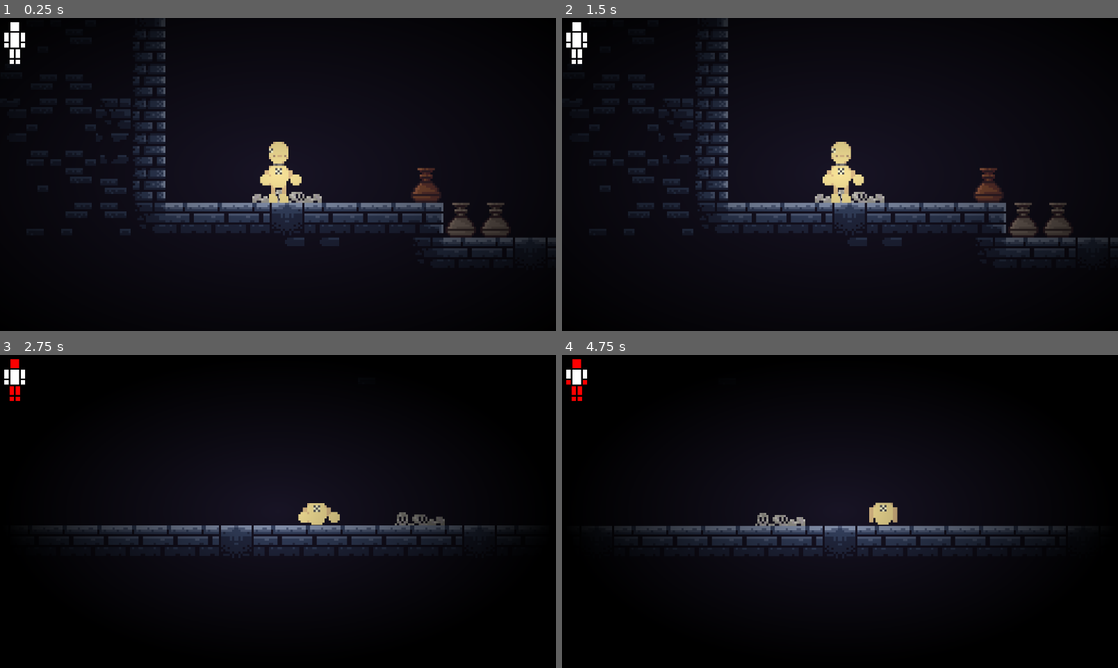
Above: before the commit, frames 1-4 (two rows, left to right).
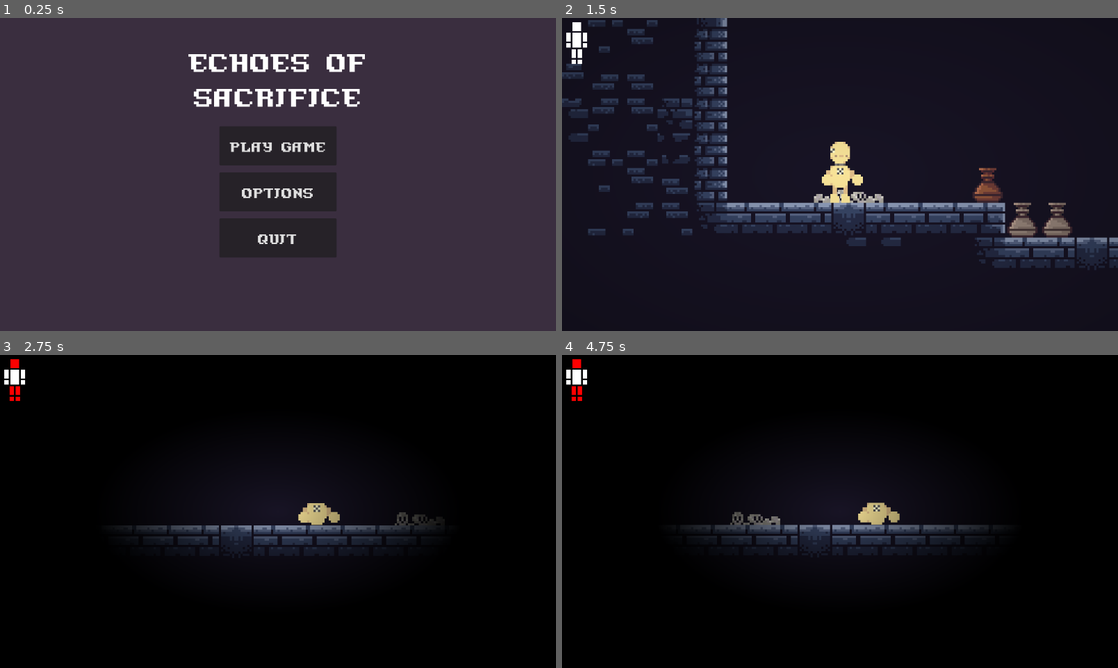
Above: after the commit, the same moments.

Repository: Splatube/EchoesOfSacrifice
Game: Godot game, scene res://Scenes/start.tscn
Same seed, same stepped clock (60 frames per second), same inputs: the game is played once before the commit and once after it. Before the commit the project starts from res://Scenes/level.tscn. The engine's default icon, where the game draws it, is replaced by a stand-in: a white triangle on a blue panel in a dark square.
Inputs (mouse positions are in pixels of both pictures, inside the frame that each line leads up to):
- Up to frame 1 (0.25 s): no input
- Up to frame 2 (1.5 s): click (840, 190) at 0.5 s, where only the run after the commit has a clickable "Options"; click (840, 146) at 1.25 s, where only the run after the commit has a clickable "Play game"
- Up to frame 3 (2.75 s): tap Enter at 2 s; hold D (Right) from 2.03 s (still down); hold Q (TimeSlow) from 2.03 s (still down); tap Shift (Dash) at 2.1 s; tap Space (Jump) at 2.27, 2.57 s
- Up to frame 4 (4.75 s): release Q (TimeSlow) at 2.78 s; tap Q (TimeSlow) at 2.85, 4.55 s; tap Space (Jump) at 3.02, 3.05, 3.32, 4.52 s; release D (Right) at 3.53 s; hold A (Left) 3.53-4.28 s; hold Space (Jump) 3.53-4.28 s; tap Shift (Dash) at 3.8, 4.35 s; hold D (Right) from 4.28 s (still down)

The runs differ from the first frame. In frame 1, 92% of the frame differs, in the area x 0-100%, y 0-100%; in frame 2, 9.5%; in frame 3, 2.2%; in frame 4, 4.1%.

Commit message:
Goodbye for a month

Diff:
--- a/Scenes/level.tscn
+++ b/Scenes/level.tscn
@@ -1,9 +1,10 @@
-[gd_scene load_steps=5 format=3 uid="uid://ckvi88adfuxww"]
+[gd_scene load_steps=6 format=3 uid="uid://ckvi88adfuxww"]
 
 [ext_resource type="PackedScene" uid="uid://c2anetkxdn6ft" path="res://Scenes/map.tscn" id="1_6phgx"]
 [ext_resource type="PackedScene" uid="uid://hyqi75jxsnv7" path="res://Scenes/player.tscn" id="1_tumq0"]
 [ext_resource type="Script" uid="uid://emf5mjyeyw17" path="res://Scripts/camera.gd" id="3_6phgx"]
 [ext_resource type="PackedScene" uid="uid://djf0u78boh7ui" path="res://Scenes/ui.tscn" id="4_81xng"]
+[ext_resource type="PackedScene" uid="uid://bplolvlac6pga" path="res://Scenes/pause.tscn" id="5_wqkje"]
 
 [node name="Level" type="Node2D"]
 
@@ -20,4 +21,7 @@
 script = ExtResource("3_6phgx")
 target = NodePath("../Player")
 
-[node name="UI" parent="Camera2D" instance=ExtResource("4_81xng")]
+[node name="UI" parent="." instance=ExtResource("4_81xng")]
+
+[node name="Pause" parent="." instance=ExtResource("5_wqkje")]
+visible = false
--- a/Scenes/map.tscn
+++ b/Scenes/map.tscn
@@ -229,7 +229,7 @@
 layer_0/name = "Layer2"
 layer_0/tile_data = PackedInt32Array(1965956, 131072, 14, 1965957, 196608, 14, 1965958, 131072, 14, 1965959, 262144, 14 …(521 unchanged characters)…
 
-[node name="KillSaw" type="StaticBody2D" parent="."]
+[node name="KillSaw" type="StaticBody2D" parent="." groups=["pausable"]]
 position = Vector2(2250, 302)
 collision_layer = 2
 script = ExtResource("2_26yhd")
--- /dev/null
+++ b/Scenes/pause.tscn
@@ -0,0 +1,82 @@
+[gd_scene load_steps=3 format=3 uid="uid://bplolvlac6pga"]
+
+[ext_resource type="Script" uid="uid://cukmd7apb6in2" path="res://Scripts/pause.gd" id="1_l2mpd"]
+[ext_resource type="FontFile" uid="uid://bra4frp8s4icq" path="res://Assets/Fonts/PixelAzureBonds-327Z.ttf" id="2_5a6ek"]
+
+[node name="Pause" type="CanvasLayer" groups=["UI", "pausable"]]
+script = ExtResource("1_l2mpd")
+
+[node name="Background" type="ColorRect" parent="."]
+anchors_preset = 15
+anchor_right = 1.0
+anchor_bottom = 1.0
+offset_right = 2.0
+offset_bottom = 1.0
+grow_horizontal = 2
+grow_vertical = 2
+color = Color(0, 0, 0, 0.45882353)
+
+[node name="Pause" type="Label" parent="Background"]
+layout_mode = 1
+anchors_preset = 13
+anchor_left = 0.5
+anchor_right = 0.5
+anchor_bottom = 1.0
+offset_left = -208.0
+offset_right = 209.0
+offset_bottom = -445.0
+grow_horizontal = 2
+grow_vertical = 2
+theme_override_fonts/font = ExtResource("2_5a6ek")
+theme_override_font_sizes/font_size = 60
+text = "Game paused"
+horizontal_alignment = 1
+vertical_alignment = 1
+
+[node name="Buttons" type="MarginContainer" parent="."]
+anchors_preset = 8
+anchor_left = 0.5
+anchor_top = 0.5
+anchor_right = 0.5
+anchor_bottom = 0.5
+offset_left = -115.0
+offset_top = -25.0
+offset_right = 115.0
+offset_bottom = 25.0
+grow_horizontal = 2
+grow_vertical = 2
+size_flags_vertical = 8
+theme_override_constants/margin_top = 79
+
+[node name="Buttons" type="VBoxContainer" parent="Buttons"]
+layout_mode = 2
+theme_override_constants/separation = 16
+
+[node name="Continue" type="Button" parent="Buttons/Buttons"]
+custom_minimum_size = Vector2(270, 90)
+layout_mode = 2
+size_flags_horizontal = 4
+theme_override_fonts/font = ExtResource("2_5a6ek")
+theme_override_font_sizes/font_size = 32
+action_mode = 0
+text = "Continue"
+
+[node name="Settings" type="Button" parent="Buttons/Buttons"]
+custom_minimum_size = Vector2(270, 90)
+layout_mode = 2
+size_flags_horizontal = 4
+theme_override_fonts/font = ExtResource("2_5a6ek")
+theme_override_font_sizes/font_size = 32
+action_mode = 0
+text = "Options"
+
+[node name="Quit" type="Button" parent="Buttons/Buttons"]
+custom_minimum_size = Vector2(270, 90)
+layout_mode = 2
+size_flags_horizontal = 4
+theme_override_fonts/font = ExtResource("2_5a6ek")
+theme_override_font_sizes/font_size = 32
+action_mode = 0
+text = "Quit"
+
+[connection signal="pressed" from="Buttons/Buttons/Continue" to="." method="_on_continue_pressed"]
--- a/Scenes/player.tscn
+++ b/Scenes/player.tscn
@@ -7,7 +7,7 @@
 radius = 5.0
 height = 26.0
 
-[node name="Player" type="CharacterBody2D"]
+[node name="Player" type="CharacterBody2D" groups=["pausable"]]
 collision_mask = 2
 script = ExtResource("1_cvnsp")
 dash_speed = 3.5
--- a/Scenes/ui.tscn
+++ b/Scenes/ui.tscn
@@ -6,7 +6,7 @@
 
 [sub_resource type="ShaderMaterial" id="ShaderMaterial_q7pk6"]
 shader = ExtResource("2_nf4gj")
-shader_parameter/alpha = 0.7
+shader_parameter/alpha = 0.5
 shader_parameter/inner_radius = 0.0
 shader_parameter/outer_radius = 1.0
 
--- a/Scripts/game_over.gd
+++ b/Scripts/game_over.gd
@@ -1,6 +1,6 @@
 extends CanvasLayer
 
 # Restart
-func _process(delta: float) -> void:
+func _process(_delta: float) -> void:
 	if Input.is_key_pressed(KEY_SPACE):
 		get_tree().change_scene_to_file("res://Scenes/level.tscn")
--- /dev/null
+++ b/Scripts/pause.gd
@@ -0,0 +1,7 @@
+extends CanvasLayer
+
+func _on_continue_pressed() -> void:
+	set_visible(false)
+
+func pause_game(pause):
+	set_visible(pause)
--- a/Scripts/player.gd
+++ b/Scripts/player.gd
@@ -1,4 +1,6 @@
 extends CharacterBody2D
+
+## Variables ##
 
 @export_category("Speed")
 @export var speed := 150
@@ -20,8 +22,13 @@
 var slowed = false
 var canSlow = true
 
+var paused = false
+
 # Get the gravity from the project settings so you can sync with rigid body nodes.
 var gravity = ProjectSettings.get_setting("physics/2d/default_gravity")
+
+func _ready():
+	get_tree().call_group("UI", "limit_vision", 0.2)
 
 func _process(_delta):
 	if Input.is_action_just_pressed("Reset"):
@@ -82,68 +89,81 @@
 		player_texture("res://Assets/Dummy.png")
 		player_collision(1,0)
 
+func pause_game(pause):
+	paused = pause
 
 func _physics_process(delta):
-	get_tree().call_group("UI", "update_limbs", {
-		"head": head,
-		"arms": arms,
-		"hands": hands,
-		"legs": legs,
-		"feet": feet
-		})
+	# Pause menu
+	if Input.is_action_just_pressed("Pause"):
+		get_tree().call_group("pausable", "pause_game", !$"../Pause".is_visible())
 
-	# Add the gravity.
-	velocity.y += gravity * delta
+	if !paused:
+		get_tree().call_group("UI", "update_limbs", {
+			"head": head,
+			"arms": arms,
+			"hands": hands,
+			"legs": legs,
+			"feet": feet
+			})
 
-	if Input.is_action_pressed("TimeSlow") and canSlow:
-		slowed = true
-		head = false
-		get_tree().call_group("UI", "limit_vision")
-	if Input.is_action_just_released("TimeSlow") and slowed:
-		canSlow = false
-		slowed = false
+		# Add the gravity.
+		velocity.y += gravity * delta
 
-	# Handle Jump.
-	if Input.is_action_just_pressed("Jump") and is_on_floor() and (feet):
-		velocity.y = -jump_speed
-		feet = false
+		# Slow time
+		if Input.is_action_pressed("TimeSlow") and canSlow:
+			slowed = true
+			head = false
+			get_tree().call_group("UI", "limit_vision", 1.5)
+		if Input.is_action_just_released("TimeSlow") and slowed:
+			canSlow = false
+			slowed = false
 
-	if Input.is_action_just_pressed("Dash") and legs:
-		dash = dash_speed
-		legs = false
-		feet = false
-		await get_tree().create_timer(0.25).timeout
-		dash = 1
+		# Jump
+		if Input.is_action_just_pressed("Jump") and is_on_floor() and (feet):
+			velocity.y = -jump_speed
+			feet = false
 
-	if Input.is_action_pressed("Jump") and is_on_wall() and hands:
-		var direction = Input.get_axis("Up", "Down")
-		velocity.y = direction * climb_speed
-		climbed = true
+		# Dash
+		if Input.is_action_just_pressed("Dash") and legs:
+			dash = dash_speed
+			legs = false
+			feet = false
+			await get_tree().create_timer(0.25).timeout
+			dash = 1
 
-	if Input.is_action_just_released("Jump") and climbed:
-		hands = false
-		climbed = false
+		# Climb
+		if (Input.is_action_just_pressed("Jump") and is_on_wall() and hands) or climbed:
+			var direction = Input.get_axis("Up", "Down")
+			velocity.y = direction * climb_speed
+			climbed = true
+		if climbed and !is_on_wall():
+			hands = false
+			climbed = false
 
-	else:
-		# Get the input direction.
-		var direction = Input.get_axis("Left", "Right")
-		velocity.x = direction * speed * dash
+		else:
+			# Get the input direction.
+			var direction = Input.get_axis("Left", "Right")
+			velocity.x = direction * speed * dash
 
-		if Input.is_action_just_pressed("Left"):
-			$Sprite.set_flip_h(true)
-		elif Input.is_action_just_pressed("Right"):
-			$Sprite.set_flip_h(false)
+			# Face input direction
+			if Input.is_action_just_pressed("Left"):
+				$Sprite.set_flip_h(true)
+			elif Input.is_action_just_pressed("Right"):
+				$Sprite.set_flip_h(false)
 
-	move_and_slide()
+		move_and_slide()
 
-	for i in get_slide_collision_count():
-		var collision = get_slide_collision(i)
-		var collider = collision.get_collider()
-		if collider.name.contains("Kill"):
-			if is_inside_tree():
-				get_tree().change_scene_to_packed(gameoverScene)
+		# Death collision
+		for i in get_slide_collision_count():
+			var collision = get_slide_collision(i)
+			var collider = collision.get_collider()
+			if collider.name.contains("Kill"):
+				if is_inside_tree():
+					get_tree().change_scene_to_packed(gameoverScene)
 
+##  Subroutines  ##
 
+# Set player sprite
 func player_texture(texture: String) -> void:
 	$Sprite.texture = load(texture)
 
--- a/Scripts/saw.gd
+++ b/Scripts/saw.gd
@@ -3,36 +3,43 @@
 var startPosition
 var targetPosition
 var forward = true
-@export var speed = 500
+@export var speed = 490
 var slow = 1
 var slowed = false
 var canSlow = true
+
+var paused = false
 
 func _ready():
 	startPosition = position
 	targetPosition = position
 	targetPosition.x += 175
 
+func pause_game(pause):
+	paused = pause
+	$Sprite.pause()
 
 func _process(delta):
-	if Input.is_action_pressed("TimeSlow") and canSlow:
-		slow = 0.1
-		slowed = true
-	else:
-		slow = 1
+	if !paused:
+		$Sprite.play()
+		if Input.is_action_pressed("TimeSlow") and canSlow:
+			slow = 0.1
+			slowed = true
+		else:
+			slow = 1
 
-	if Input.is_action_just_released("TimeSlow"):
-		canSlow = false
+		if Input.is_action_just_released("TimeSlow"):
+			canSlow = false
 
-	$Sprite.speed_scale = slow
+		$Sprite.speed_scale = slow
 
-	if forward:
-		if position.x >= targetPosition.x:
-			forward = false
+		if forward:
+			if position.x >= targetPosition.x:
+				forward = false
+			else:
+				position.x += speed * delta * slow
 		else:
-			position.x += speed * delta * slow
-	else:
-		if position.x <= startPosition.x:
-			forward = true
-		else:
-			position.x -= speed * delta * slow
+			if position.x <= startPosition.x:
+				forward = true
+			else:
+				position.x -= speed * delta * slow
--- a/Scripts/ui.gd
+++ b/Scripts/ui.gd
@@ -1,8 +1,7 @@
 extends CanvasLayer
 
-func limit_vision():
-	$"Vignette Container/Vignette".material.set_shader_parameter("alpha", 1.0)
-	print("blind")
+func limit_vision(value: float):
+	$"Vignette Container/Vignette".material.set_shader_parameter("alpha", value)
 
 
 func update_limbs(limbs):
--- a/project.godot
+++ b/project.godot
@@ -11,7 +11,7 @@
 [application]
 
 config/name="Echoes of Sacrifice"
-run/main_scene="uid://ckvi88adfuxww"
+run/main_scene="uid://biofdwcs51r67"
 config/features=PackedStringArray("4.5", "Mobile")
 config/icon="res://icon.svg"
 
@@ -26,6 +26,7 @@
 [global_group]
 
 UI=""
+pausable=""
 
 [input]
 
@@ -83,6 +84,12 @@
 , Object(InputEventJoypadButton,"resource_local_to_scene":false,"resource_name":"","device":-1,"button_index":4,"pressure":0.0,"pressed":false,"script":null)
 ]
 }
+Pause={
+"deadzone": 0.2,
+"events": [Object(InputEventKey,"resource_local_to_scene":false,"resource_name":"","device":-1,"window_id":0,"alt_pressed":false,"shift_pressed":false,"ctrl_pressed":false,"meta_pressed":false,"pressed":false,"keycode":0,"physical_keycode":4194305,"key_label":0,"unicode":0,"location":0,"echo":false,"script":null)
+, Object(InputEventJoypadButton,"resource_local_to_scene":false,"resource_name":"","device":-1,"button_index":6,"pressure":0.0,"pressed":false,"script":null)
+]
+}
 
 [rendering]
 
Not shown, added: Scripts/pause.gd.uid
